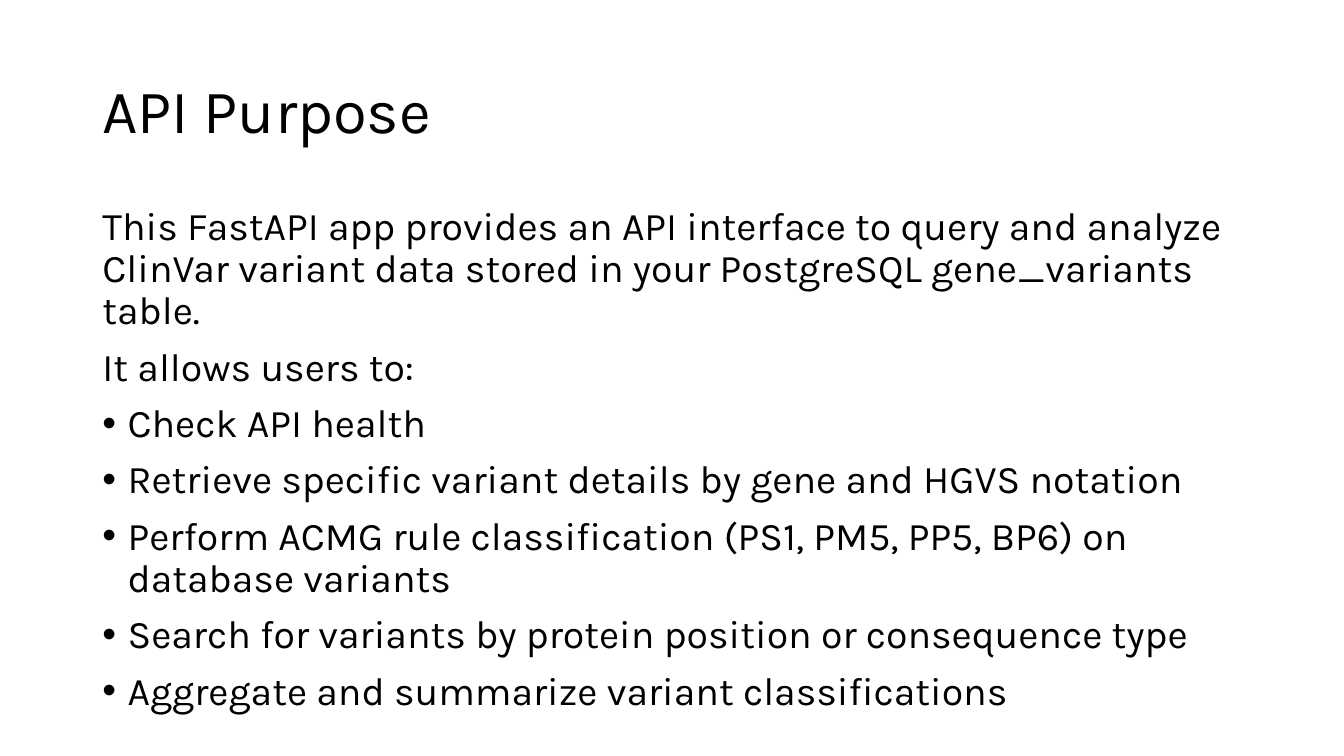
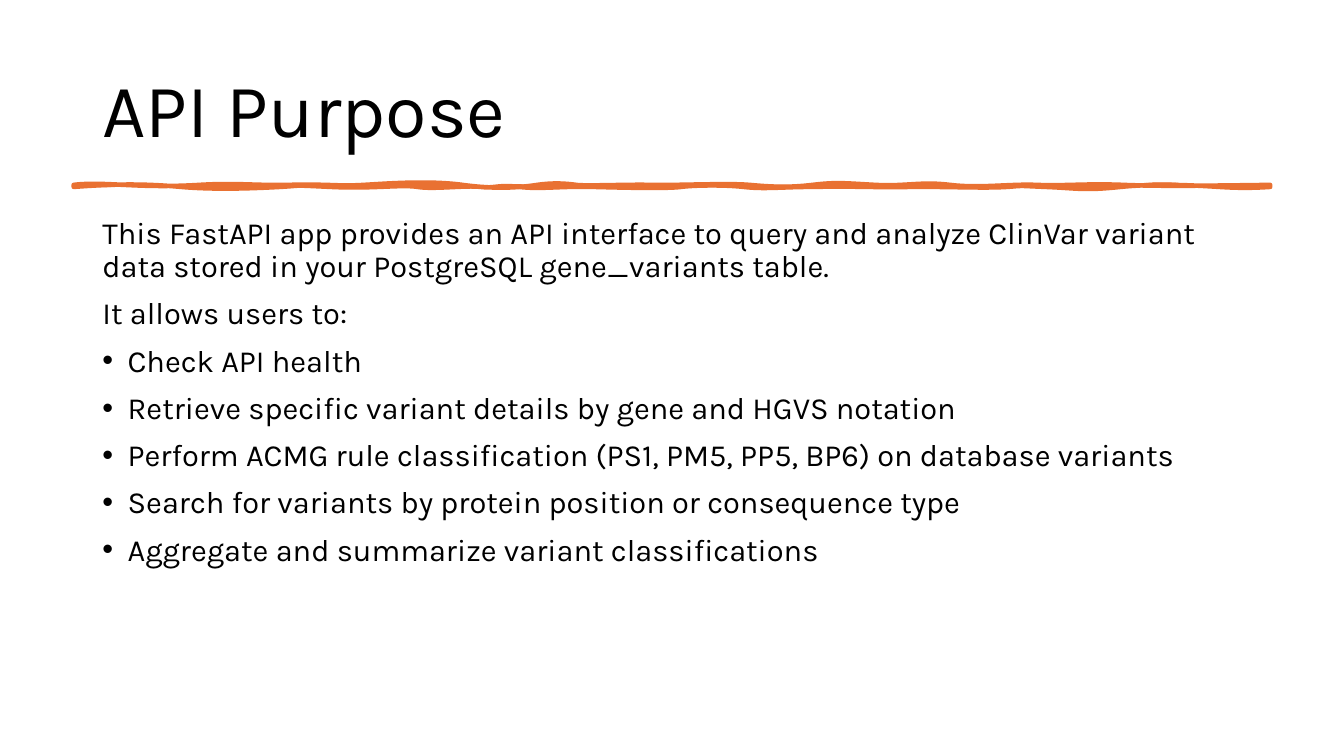
Before and after one commit to iliaanaa/genekor, a slide deck: slide 8 of genekor.pptx (slide 7 before the commit). Drawn at 1344x756 pixels with LibreOffice and Linux fonts; fonts in the diff are those of the drawing. Boxes give left, top, right and bottom in pixels: in the first picture for what was removed or moved away, otherwise in the second. Text is boxed around its words. In the diff, an @@ line names an element or a change of style, - is before the commit and + after.

```diff
--- a/genekor.pptx
+++ b/genekor.pptx
@@ title "API Purpose" at (102, 89, 506, 155): size 44 to 54 pt @@
@@ freeform shape added at (74, 185, 1270, 187), fill #E97132, outline #E97132 3.25 pt @@
@@ text "This FastAPI app provides an ...": place and size @@
-text "This FastAPI app provides an ..." at (102, 213, 1222, 658)
+text "This FastAPI app provides an ..." at (102, 222, 1195, 568)
@@ text "This FastAPI app provides an ..." at (102, 222, 1195, 568): size 28 to 22 pt @@
```
Also in this commit, not shown: 4 other slides changed, 6 slides added, 2 slides removed.
